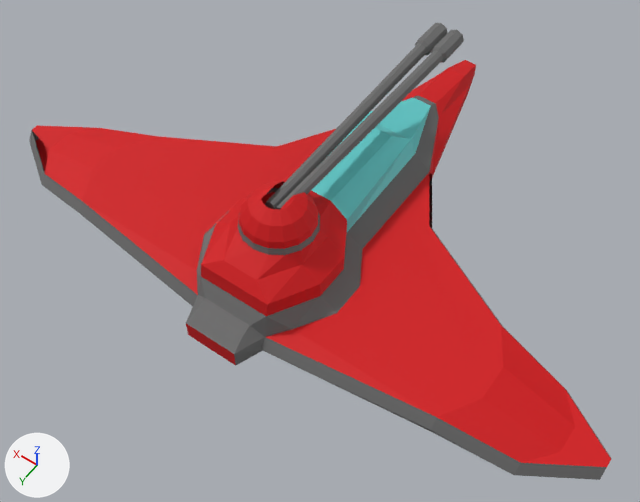
An edit to the OBJ model assets/models/ship.obj, drawn before and after from the same camera.
The view is the same before and after, from a 50 mm lens placed at (-13.1, 15.8, 27.6), pointed at (-0.4, -2.0, -0.4). The lights are fixed; the arrows at lower left show +X, +Y and +Z. Where no turn or scale is listed for an object, it has been applied to the vertices.

Names of what the first picture shows: 'ship_Plane', 'shotgun_Cube.001_Cube.002', 'turret_Plane.001'.
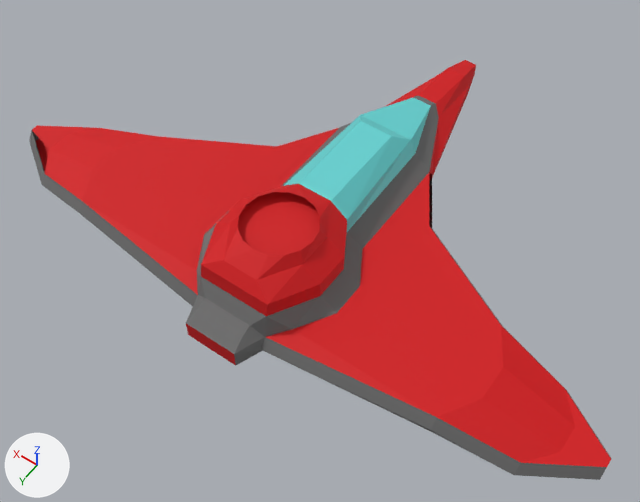
Boxes [x1, y1, x2, y2] around the edits, measured in the pictures (640 x 502 px):
'shotgun_Cube.001_Cube.002', deleted: before [265, 23, 464, 209]
'turret_Plane.001', deleted (red): before [238, 181, 320, 255]
    faces in mat_ship (red #d10008): [239, 181, 319, 249]
    faces in mat_outline (dark grey #6d6d6d): [238, 188, 320, 255]

The change, as a list of edits to the scene's bpy script:
```text
Remove ob_shotgun_cube_001_cube_002:
    ob_shotgun_cube_001_cube_002 = bpy.data.objects.new('shotgun_Cube.001_Cube.002', me_shotgun_cube_001_cube_002)
    ob_shotgun_cube_001_cube_002.location = (0.0, 0.0, 0.0)
Remove ob_turret_plane_001:
    ob_turret_plane_001 = bpy.data.objects.new('turret_Plane.001', me_turret_plane_001)
    ob_turret_plane_001.location = (0.0, 0.0, 0.0)
```
